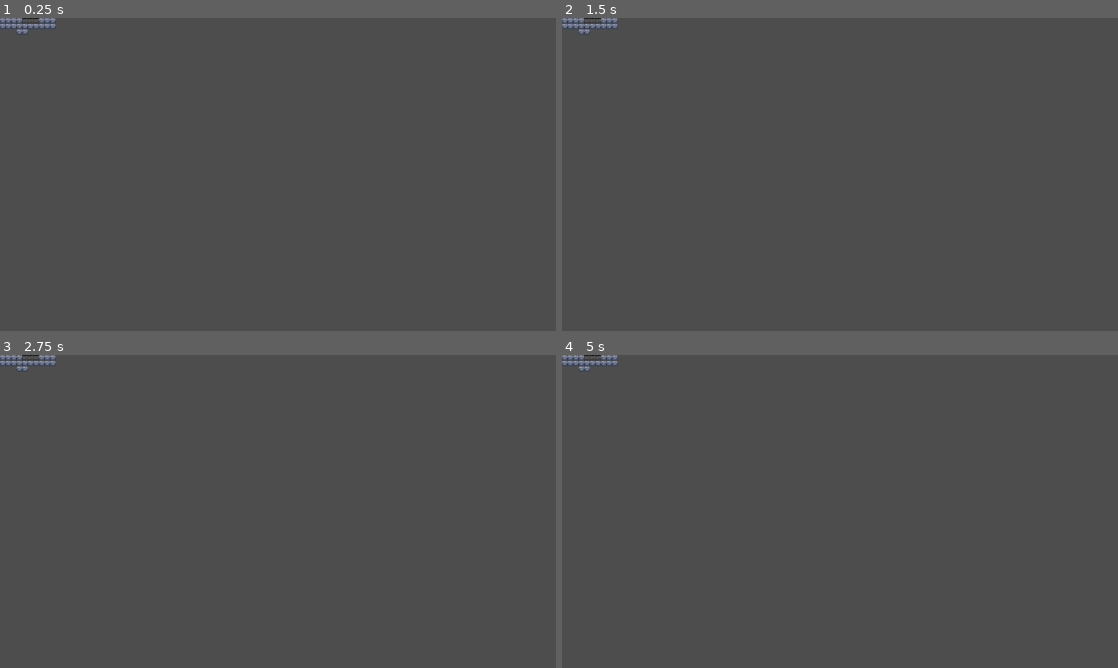
Above: before the commit, frames 1-4 (two rows, left to right).
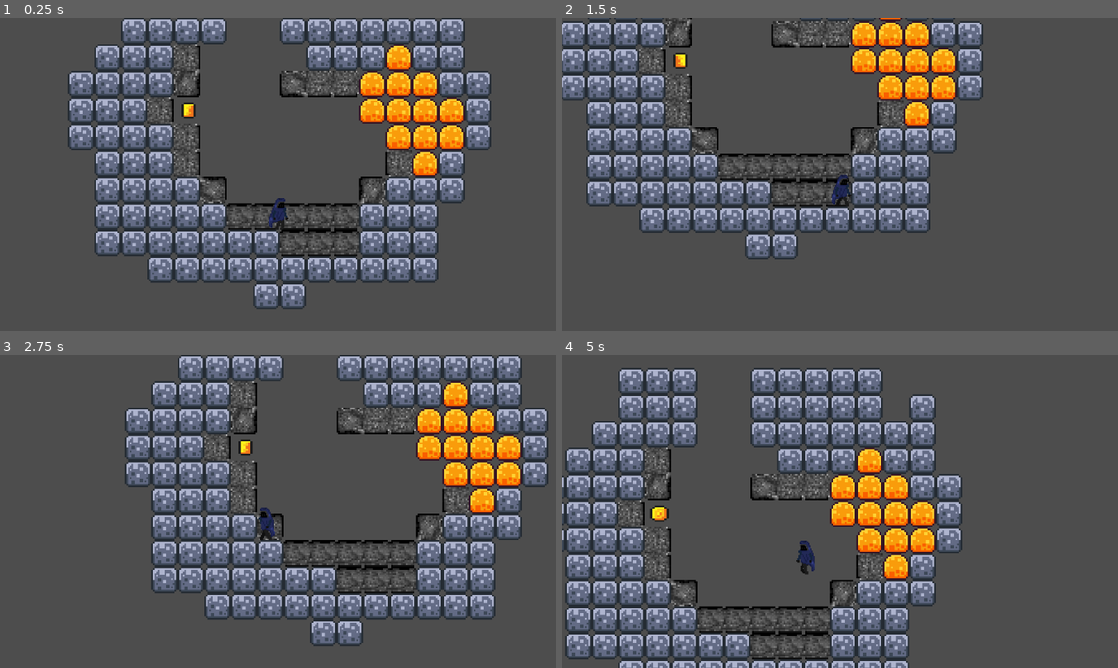
Above: after the commit, the same moments.

Repository: IlvesTheGamer/Downgrader
Game: Godot game, scene res://Scenes/level_3.tscn
Two runs of this game, one before a commit and one after it. Both use one fixed random seed, a clock stepped at 60 frames per second and the inputs below. This scene is started directly instead of the project's main scene.
Inputs:
- Up to frame 1 (0.25 s): no input
- Up to frame 2 (1.5 s): hold Right (right) from 0.53 s (still down); tap E (roll) at 0.6, 1.35 s; tap Space (up) at 0.77 s
- Up to frame 3 (2.75 s): tap Space (up) at 1.52 s; release Right (right) at 2.03 s; hold A (left) from 2.03 s (still down); tap E (roll) at 2.1 s
- Up to frame 4 (5 s): release A (left) at 2.78 s; hold Right (right) 2.78-4.28 s; tap E (roll) at 2.85, 3.6, 4.35 s; tap Space (up) at 3.02, 3.77, 4.52 s; hold A (left) from 4.28 s (still down)

The runs differ from the first frame. In frame 1, 33% of the frame differs, in the area x 0-89%, y 0-93%; in frame 2, 26%; in frame 3, 32%; in frame 4, 34%, in the area x 0-72%, y 0-100%.

Commit message:
Update player.tscn

Diff:
--- a/Scenes/player.tscn
+++ b/Scenes/player.tscn
@@ -2,8 +2,11 @@
 
 [ext_resource type="Script" uid="uid://d2qb5ior16v6u" path="res://Scripts/character_body_2d.gd" id="1_v0iea"]
 [ext_resource type="Texture2D" uid="uid://c5lxoic8nwlmr" path="res://Assets/brackeys_platformer_assets/sprites/knight.png" id="2_cvnsp"]
+[ext_resource type="Texture2D" uid="uid://do3mkr40uwksf" path="res://Assets/breathe spritesheet.png" id="2_vgqql"]
+[ext_resource type="Texture2D" uid="uid://cb4kgge12h1ad" path="res://Assets/character walk spritesheet.png" id="4_fkybt"]
 
 [sub_resource type="RectangleShape2D" id="RectangleShape2D_onrkg"]
+size = Vector2(11, 19)
 
 [sub_resource type="AtlasTexture" id="AtlasTexture_xrdnt"]
 atlas = ExtResource("2_vgqql")
@@ -118,9 +121,12 @@
 script = ExtResource("1_v0iea")
 
 [node name="CollisionShape2D" type="CollisionShape2D" parent="."]
+position = Vector2(-0.5, 6.5)
 shape = SubResource("RectangleShape2D_onrkg")
 
 [node name="AnimatedSprite2D" type="AnimatedSprite2D" parent="."]
+position = Vector2(-0.49999976, 5.4999995)
+scale = Vector2(0.65625, 0.65625)
 sprite_frames = SubResource("SpriteFrames_3smsa")
 animation = &"walk"
 autoplay = "breathe"
